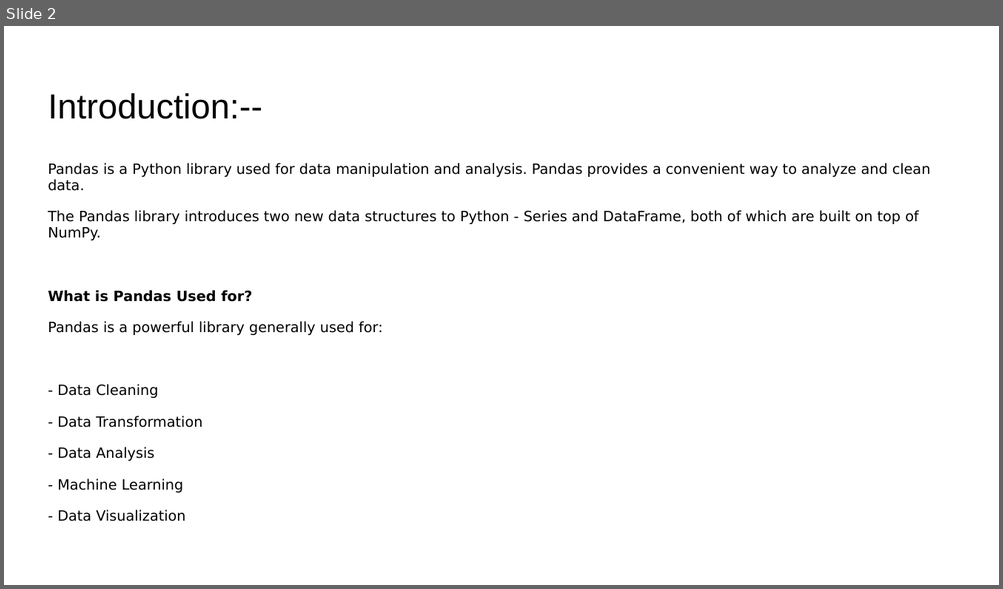
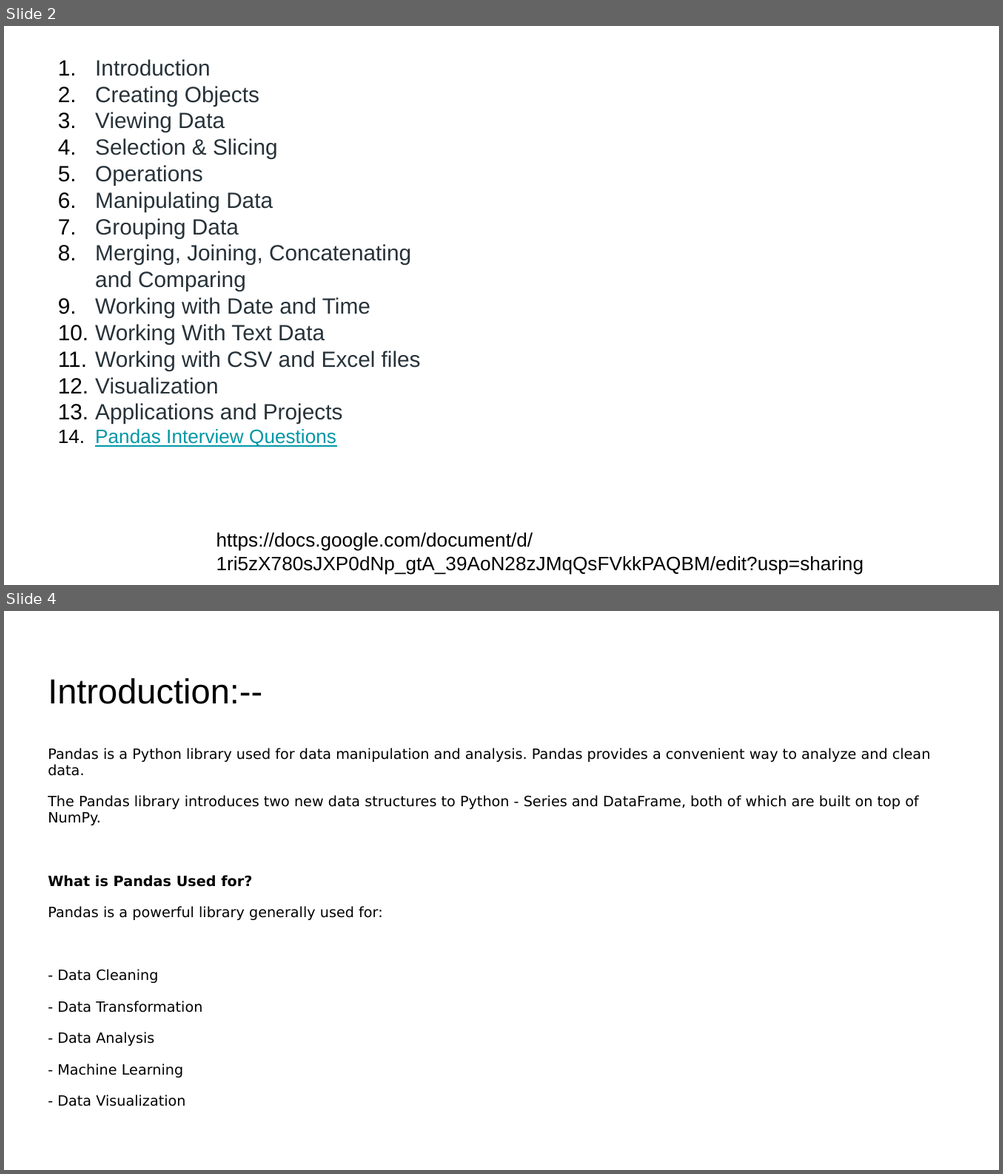
Before and after one commit to shahil04/ds_materials, a slide deck: 5.0_python_6.libraries/python_libraries/2.pandas/Pandas_class1.pptx. Shown one above the other, each under a label of ours: slide 2 before the commit, slides 2 and 4 after it; the slides between them are not shown. The pictures are 1003x589 and 1003x1174 pixels, drawn with LibreOffice and Linux fonts; fonts in the diff are those of the drawing. Boxes give left, top, right and bottom in pixels: in the first picture for what was removed or moved away, otherwise in the second. Text is boxed around its words. In the diff, an @@ line names an element or a change of style, - is before the commit and + after.

```diff
--- a/5.0_python_6.libraries/python_libraries/2.pandas/Pandas_class1.pptx
+++ b/5.0_python_6.libraries/python_libraries/2.pandas/Pandas_class1.pptx
@@ slide 2 added at box(4, 26, 999, 585), background #FFFFFF @@
@@ text added at box(95, 59, 421, 447), 16 pt, text #273239 @@
+1. Introduction
+2. Creating Objects
+3. Viewing Data
+4. Selection & Slicing
+5. Operations
+6. Manipulating Data
+7. Grouping Data
+8. Merging, Joining, Concatenating and Comparing
+9. Working with Date and Time
+10. Working With Text Data
+11. Working with CSV and Excel files
+12. Visualization
+13. Applications and Projects
+14. Pandas Interview Questions
@@ text added at box(216, 533, 864, 575), 14 pt, text #000000 @@
+https://docs.google.com/document/d/1ri5zX780sJXP0dNp_gtA_39AoN28zJMqQsFVkkPAQBM/edit?usp=sharing
@@ what was slide 2 is now slide 4 @@
```
Also in this commit, not shown: 1 slide changed, 4 other slides added, 29 other files.
